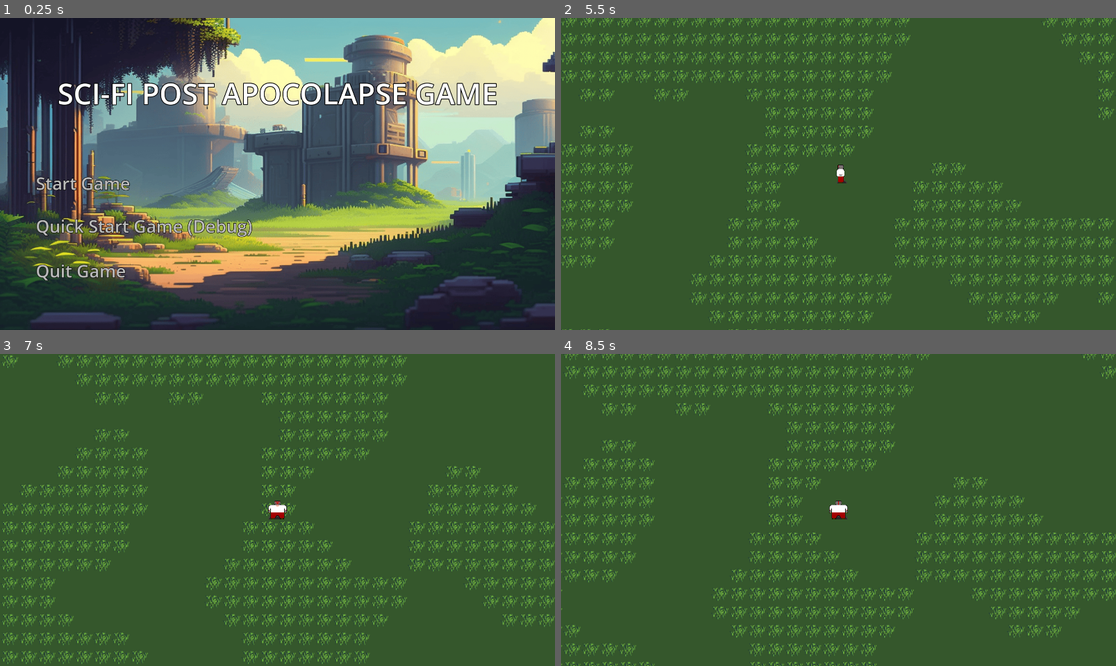
Above: before the commit, frames 1-4 (two rows, left to right).
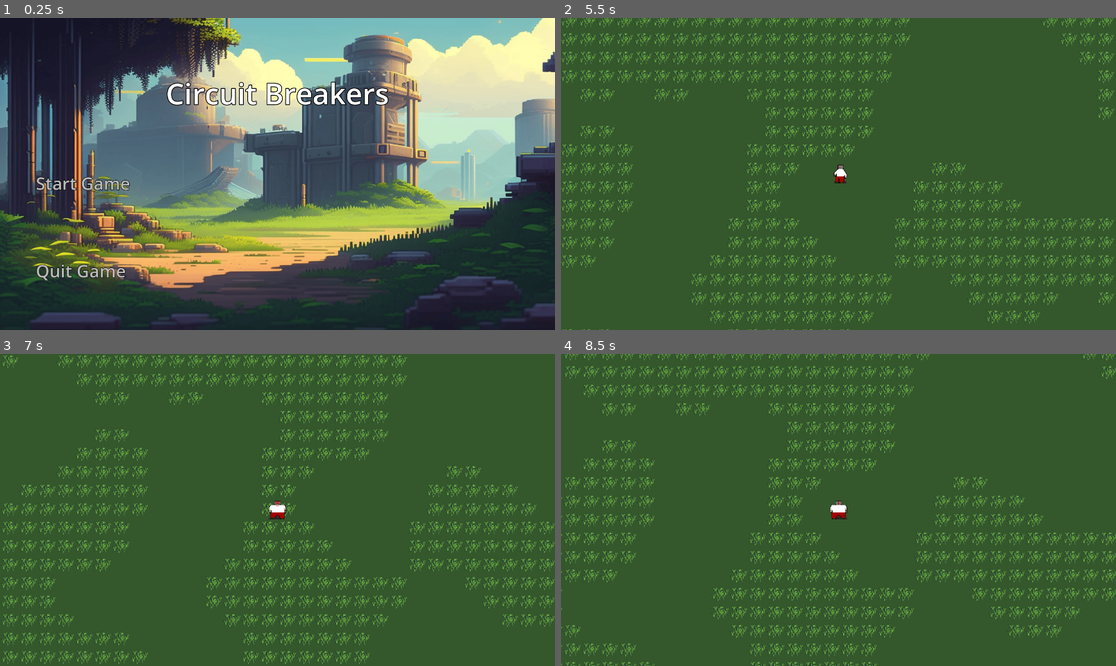
Above: after the commit, the same moments.

Repository: OwenFrakes/PBP.OJJ_RPG
Game: Godot game, scene res://Scenes/titleScreen.tscn
Two runs of this game, one before a commit and one after it. Both use one fixed random seed, a clock stepped at 60 frames per second and the inputs below. The engine's default icon, where the game draws it, is replaced by a stand-in: a white triangle on a blue panel in a dark square.
Inputs (mouse positions are in pixels of both pictures, inside the frame that each line leads up to):
- Up to frame 1 (0.25 s): no input
- Up to frame 2 (5.5 s): click "Start Game" at 0.5 s; click "Select" at 1.25 s; tap Enter at 2 s; move the mouse to (960, 158) at 2.02 s; hold D (Right) 2.03-2.78 s; move the mouse to (727, 189) at 2.77 s; hold S (Down) 2.78-3.53 s; move the mouse to (894, 105) at 3.52 s; hold D (Right) 3.53-4.28 s; move the mouse to (810, 236) at 4.27 s; hold W (Up) 4.28-5.03 s; move the mouse to (1005, 220) at 5.02 s; hold A (Left) from 5.03 s (still down)
- Up to frame 3 (7 s): move the mouse to (111, 463) at 5.77 s; move the mouse to (305, 510) at 6.52 s; release A (Left) at 6.53 s; hold S (Down) from 6.53 s (still down)
- Up to frame 4 (8.5 s): move the mouse to (755, 432) at 7.27 s; release S (Down) at 7.28 s; hold D (Right) 7.28-8.03 s; move the mouse to (960, 494) at 8.02 s; hold W (Up) from 8.03 s (still down)

The runs differ from the first frame. In frame 1, 4.4% of the frame differs, in the area x 6-90%, y 20-71%; in frame 2, less than 0.1%; in frame 3, less than 0.1%; in frame 4, less than 0.1%.

Commit message:
Player Sprite Animations

Diff:
--- a/pbp.ojj_rpg/Scenes/battle.tscn
+++ b/pbp.ojj_rpg/Scenes/battle.tscn
@@ -1,9 +1,31 @@
-[gd_scene load_steps=2 format=4 uid="uid://csmsm3tbbm7mh"]
+[gd_scene load_steps=3 format=4 uid="uid://csmsm3tbbm7mh"]
 
 [ext_resource type="TileSet" uid="uid://emrae3oqcpby" path="res://Resources/Tiles/Grass64.tres" id="1_rrhfu"]
+[ext_resource type="Texture2D" uid="uid://wxkuqncnr1qe" path="res://Resources/icon.svg" id="2_2ed3j"]
 
 [node name="Battle" type="Node2D"]
 
 [node name="TileMapLayer" type="TileMapLayer" parent="."]
 tile_map_data = PackedByteArray("AAAAAAAAAAAAAAAAAAAAAAEAAAAAAAAAAAAAAAIAAAAAAAAAAAAAAAMAAAAAAAAAAAAAAAQAAAAAAAAAAAAAAA …(8080 unchanged characters)…
 tile_set = ExtResource("1_rrhfu")
+
+[node name="Sprite2D" type="Sprite2D" parent="."]
+position = Vector2(397, 247)
+texture = ExtResource("2_2ed3j")
+centered = false
+
+[node name="Control" type="Control" parent="Sprite2D"]
+layout_mode = 3
+anchors_preset = 0
+offset_right = 128.0
+offset_bottom = 154.0
+
+[node name="ProgressBar" type="ProgressBar" parent="Sprite2D/Control"]
+layout_mode = 1
+anchors_preset = 12
+anchor_top = 1.0
+anchor_right = 1.0
+anchor_bottom = 1.0
+offset_top = -27.0
+grow_horizontal = 2
+grow_vertical = 0
--- a/pbp.ojj_rpg/Scenes/titleScreen.tscn
+++ b/pbp.ojj_rpg/Scenes/titleScreen.tscn
@@ -34,7 +34,9 @@
 size_flags_vertical = 0
 theme_override_constants/outline_size = 10
 theme_override_font_sizes/font_size = 100
-text = "SCI-FI POST APOCOLAPSE GAME"
+text = "Circuit Breakers
+"
+horizontal_alignment = 1
 
 [node name="StartBtn" type="Button" parent="."]
 offset_left = 120.0
@@ -44,15 +46,6 @@
 theme = ExtResource("3_jp2pj")
 theme_override_font_sizes/font_size = 60
 text = "Start Game"
-
-[node name="QuickStartBtn" type="Button" parent="."]
-offset_left = 120.0
-offset_top = 674.0
-offset_right = 878.0
-offset_bottom = 765.0
-theme = ExtResource("3_jp2pj")
-theme_override_font_sizes/font_size = 60
-text = "Quick Start Game (Debug)"
 
 [node name="QuitBtn" type="Button" parent="."]
 offset_left = 120.0
@@ -64,5 +57,4 @@
 text = "Quit Game"
 
 [connection signal="pressed" from="StartBtn" to="." method="startGame"]
-[connection signal="pressed" from="QuickStartBtn" to="." method="quickStartGame"]
 [connection signal="pressed" from="QuitBtn" to="." method="quitGame"]
--- a/pbp.ojj_rpg/Scenes/world.tscn
+++ b/pbp.ojj_rpg/Scenes/world.tscn
@@ -234,7 +234,7 @@
 
 [node name="BattleCamera" type="Camera2D" parent="."]
 texture_filter = 1
-position = Vector2(-3106, -17)
+position = Vector2(-3106, 0)
 scale = Vector2(2, 2)
 anchor_mode = 0
 script = ExtResource("7_8l8pn")
--- a/pbp.ojj_rpg/Scripts/enemy_body.gd
+++ b/pbp.ojj_rpg/Scripts/enemy_body.gd
@@ -1,3 +1,4 @@
+class_name EnemyBody
 extends RigidBody2D
 
 @onready var player_reference = $"../Player"
--- a/pbp.ojj_rpg/Scripts/player_body.gd
+++ b/pbp.ojj_rpg/Scripts/player_body.gd
@@ -98,13 +98,22 @@
 				if(!(player_animated_sprite.frame >= 24 && player_animated_sprite.frame <= 31)):
 					player_animated_sprite.frame = 24
 				elif(player_animated_sprite.frame == 31):
-					player_animated_sprite = 24
+					player_animated_sprite.frame = 24
 			Vector2(-1,0): ## Moving Left
-				player_animated_sprite.frame = 16
+				if(!(player_animated_sprite.frame >= 16 && player_animated_sprite.frame <= 24)):
+					player_animated_sprite.frame = 16
+				elif(player_animated_sprite.frame == 24):
+					player_animated_sprite.frame = 16
 			Vector2(0,1): ## Moving Down
-				player_animated_sprite.frame = 0
+				if(!(player_animated_sprite.frame >= 0 && player_animated_sprite.frame <= 8)):
+					player_animated_sprite.frame = 0
+				elif(player_animated_sprite.frame == 8):
+					player_animated_sprite.frame = 0
 			Vector2(0,-1): ## Moving Up
-				player_animated_sprite.frame = 8
+				if(!(player_animated_sprite.frame >= 8 && player_animated_sprite.frame <= 16)):
+					player_animated_sprite.frame = 8
+				elif(player_animated_sprite.frame == 16):
+					player_animated_sprite.frame = 8
 
 ## BATTLE METHODS ##################################################################################
 func battle(enemy_group):
